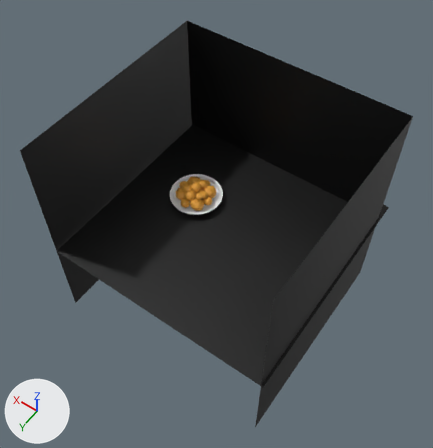
One commit to the glTF model project/public/models/scene.glb: the scene before it, then after it.
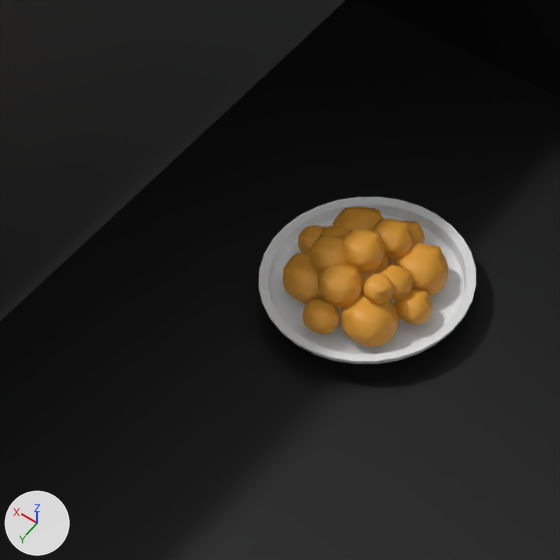
Old and new are each drawn whole from a 50 mm lens placed at (-13.99, 25.94, 38.73), pointed at (3.16, 1.93, 1.0) and again close up on the part from 25% to 56% of the width and 28% to 59% of the height. The lights are fixed; the arrows at lower left show +X, +Y and +Z. The older version's two pictures come first. Where no turn or scale is listed for an object, it has been applied to the vertices.

The first close-up shows 'Plane.001', 'Plane.002', 'baursak.001', 'baursak.002', 'baursak.003', 'baursak.004', 'baursak.007', 'baursak.009', 'baursak.010', 'baursak.011', 'baursak.013', 'plate' and 7 more.
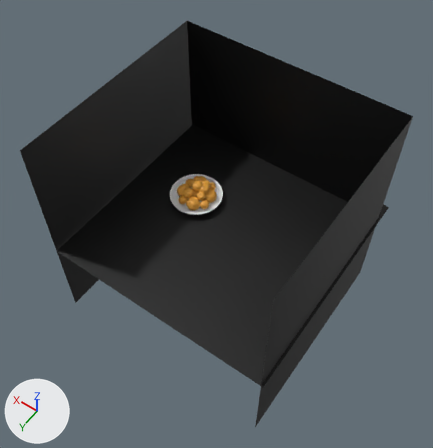
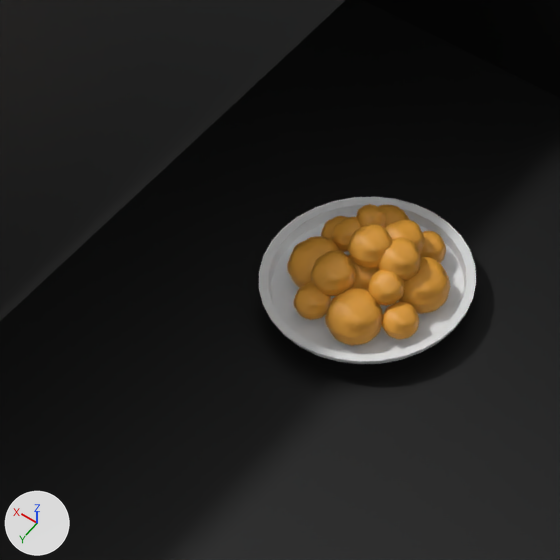
ob_ast_idle is not drawn itself; it is the parent of ob_ast_spin.

The change, as a list of edits to the scene's bpy script:
```text
Change ob_ast_idle:
    ob_ast_idle.rotation_euler: (0.0, 0.0, 0.725) -> (0.0, 0.0, -2.774)  # degrees (0, 0, 42) -> degrees (0, 0, -159)
```

Pixel boxes [x1, y1, x2, y2] of what changed, in the close-ups (560 x 560 px):
'plate', turned
    before: [258, 197, 476, 364]
    after: [259, 197, 476, 364]
'baursak.004', turned
    before: [333, 207, 384, 231]
    after: [325, 288, 383, 346]
'baursak.001', turned
    before: [282, 252, 324, 304]
    after: [399, 257, 450, 314]
'baursak.002', turned
    before: [393, 243, 449, 296]
    after: [287, 236, 340, 288]
'baursak.009', turned
    before: [371, 219, 414, 259]
    after: [311, 250, 356, 296]
'baursak.003', turned
    before: [341, 293, 398, 347]
    after: [378, 205, 409, 228]
'baursak.010', turned
    before: [310, 235, 347, 272]
    after: [378, 237, 422, 281]
'baursak.011', turned
    before: [318, 264, 363, 307]
    after: [385, 219, 425, 254]
'baursak.013', turned
    before: [341, 229, 385, 271]
    after: [348, 224, 392, 269]
'baursak.007', turned
    before: [303, 299, 340, 334]
    after: [420, 231, 446, 263]
'baursak.006', turned
    before: [298, 225, 326, 253]
    after: [381, 302, 419, 340]
'baursak.014', turned
    before: [381, 265, 413, 300]
    after: [332, 217, 361, 252]
'baursak.015', turned
    before: [363, 273, 394, 304]
    after: [356, 204, 387, 228]
'baursak.008', turned
    before: [395, 289, 432, 325]
    after: [321, 216, 348, 252]
'baursak.005', turned
    before: [403, 220, 425, 244]
    after: [294, 282, 331, 320]
'baursak.012', turned
    before: [319, 226, 351, 237]
    after: [368, 270, 405, 306]
'baursak.000', turned
    before: [360, 256, 392, 293]
    after: [348, 255, 379, 290]
